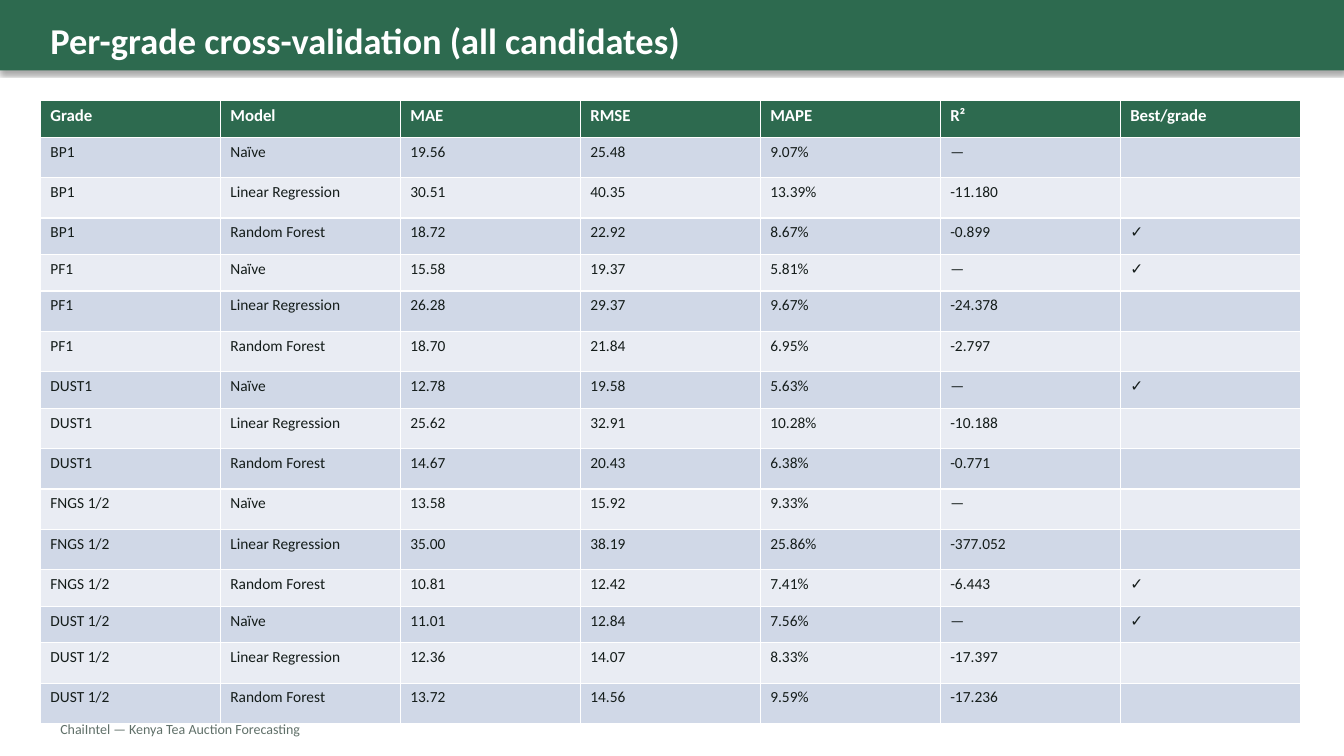
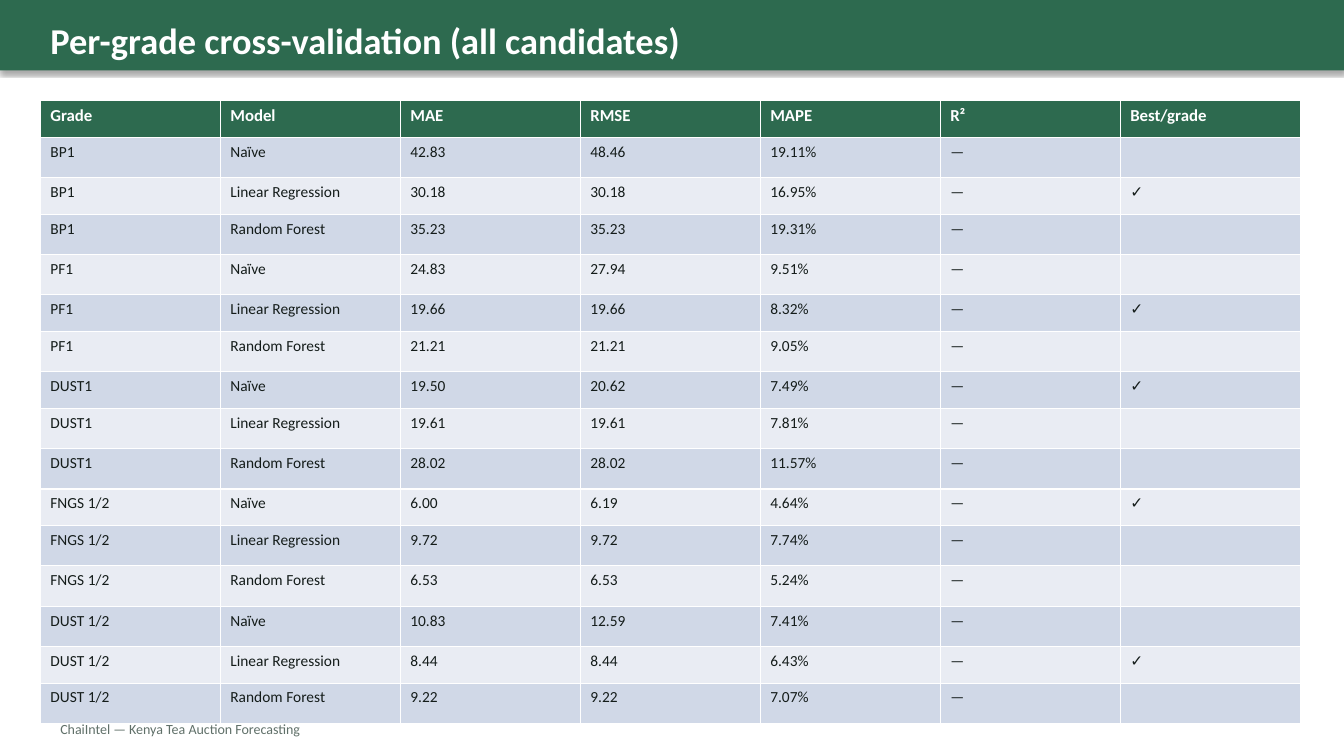
Before and after one commit to benodongo/ChaiIntel, a slide deck: slide 18 of analytics/static/analytics/docs/ChaiIntel-Presentation.pptx. Drawn at 1344x756 pixels with LibreOffice and Linux fonts; fonts in the diff are those of the drawing. Boxes give left, top, right and bottom in pixels: in the first picture for what was removed or moved away, otherwise in the second. Text is boxed around its words. In the diff, an @@ line names an element or a change of style, - is before the commit and + after.

```diff
--- a/analytics/static/analytics/docs/ChaiIntel-Presentation.pptx
+++ b/analytics/static/analytics/docs/ChaiIntel-Presentation.pptx
@@ table at <box>40,101,1304,707</box> @@
-row 2: BP1 | Naïve | 19.56 | 25.48 | 9.07% | — | 
+row 2: BP1 | Naïve | 42.83 | 48.46 | 19.11% | — | 
-row 3: BP1 | Linear Regression | 30.51 | 40.35 | 13.39% | -11.180 | 
+row 3: BP1 | Linear Regression | 30.18 | 30.18 | 16.95% | — | ✓
-row 4: BP1 | Random Forest | 18.72 | 22.92 | 8.67% | -0.899 | ✓
+row 4: BP1 | Random Forest | 35.23 | 35.23 | 19.31% | — | 
-row 5: PF1 | Naïve | 15.58 | 19.37 | 5.81% | — | ✓
+row 5: PF1 | Naïve | 24.83 | 27.94 | 9.51% | — | 
-row 6: PF1 | Linear Regression | 26.28 | 29.37 | 9.67% | -24.378 | 
+row 6: PF1 | Linear Regression | 19.66 | 19.66 | 8.32% | — | ✓
-row 7: PF1 | Random Forest | 18.70 | 21.84 | 6.95% | -2.797 | 
+row 7: PF1 | Random Forest | 21.21 | 21.21 | 9.05% | — | 
-row 8: DUST1 | Naïve | 12.78 | 19.58 | 5.63% | — | ✓
+row 8: DUST1 | Naïve | 19.50 | 20.62 | 7.49% | — | ✓
-row 9: DUST1 | Linear Regression | 25.62 | 32.91 | 10.28% | -10.188 | 
+row 9: DUST1 | Linear Regression | 19.61 | 19.61 | 7.81% | — | 
-row 10: DUST1 | Random Forest | 14.67 | 20.43 | 6.38% | -0.771 | 
+row 10: DUST1 | Random Forest | 28.02 | 28.02 | 11.57% | — | 
-row 11: FNGS 1/2 | Naïve | 13.58 | 15.92 | 9.33% | — | 
+row 11: FNGS 1/2 | Naïve | 6.00 | 6.19 | 4.64% | — | ✓
-row 12: FNGS 1/2 | Linear Regression | 35.00 | 38.19 | 25.86% | -377.052 | 
+row 12: FNGS 1/2 | Linear Regression | 9.72 | 9.72 | 7.74% | — | 
-row 13: FNGS 1/2 | Random Forest | 10.81 | 12.42 | 7.41% | -6.443 | ✓
+row 13: FNGS 1/2 | Random Forest | 6.53 | 6.53 | 5.24% | — | 
-row 14: DUST 1/2 | Naïve | 11.01 | 12.84 | 7.56% | — | ✓
+row 14: DUST 1/2 | Naïve | 10.83 | 12.59 | 7.41% | — | 
-row 15: DUST 1/2 | Linear Regression | 12.36 | 14.07 | 8.33% | -17.397 | 
+row 15: DUST 1/2 | Linear Regression | 8.44 | 8.44 | 6.43% | — | ✓
-row 16: DUST 1/2 | Random Forest | 13.72 | 14.56 | 9.59% | -17.236 | 
+row 16: DUST 1/2 | Random Forest | 9.22 | 9.22 | 7.07% | — | 
```
Also in this commit, not shown: 6 other slides changed, 1 slide removed, 31 other files.
